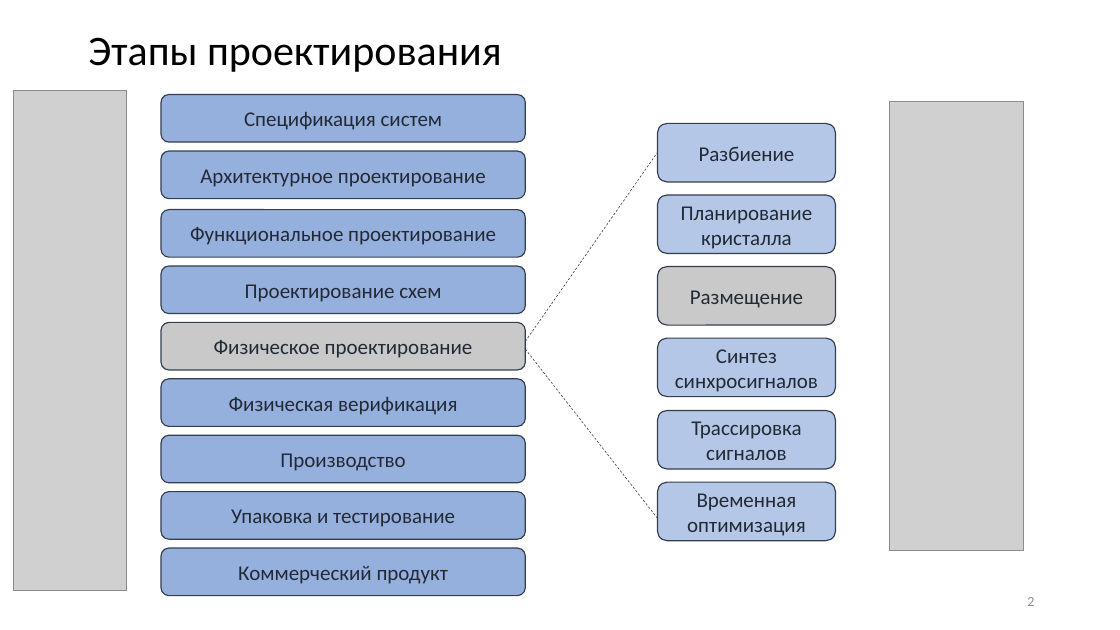
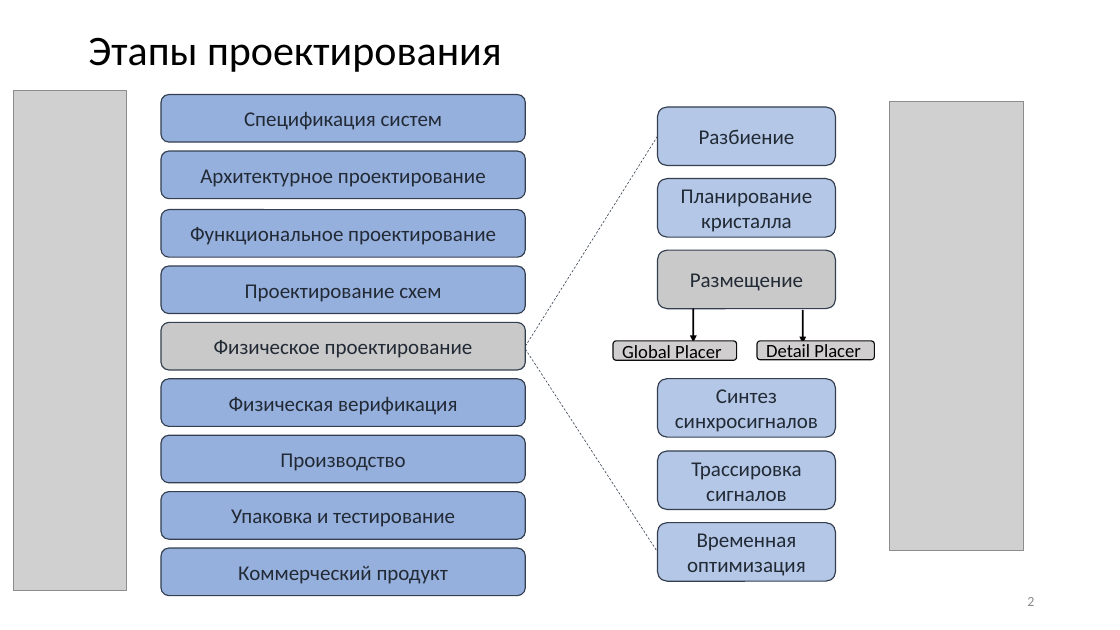
Before and after one commit to SergeyRyzhov/EP, a slide deck: slide 2 of documents/Презентация.pptx. Drawn at 1120x630 pixels with LibreOffice and Linux fonts; fonts in the diff are those of the drawing; grey boxes stand for pictures. Boxes give left, top, right and bottom in pixels: in the first picture for what was removed or moved away, otherwise in the second. Text is boxed around its words. In the diff, an @@ line names an element or a change of style, - is before the commit and + after.

```diff
--- a/documents/Презентация.pptx
+++ b/documents/Презентация.pptx
@@ 3 rounded rectangles: place and size @@
-3 rounded rectangles at <box>658,124,836,325</box>
+3 rounded rectangles at <box>658,107,836,309</box>
@@ line moved from (525, 341) - (658, 152) to (525, 346) - (658, 136) @@
@@ arrow added from (693, 308) to (693, 343), #000000 1.5 pt @@
@@ arrow added from (803, 310) to (803, 344), #000000 1.5 pt @@
@@ line moved from (525, 350) - (658, 518) to (525, 350) - (658, 552) @@
@@ rounded rectangle added at <box>613,341,737,360</box>, fill #D0CECE, outline #0D0D0D 1 pt, 16 pt, text #000000 @@
+Global Placer
@@ rounded rectangle added at <box>757,341,875,360</box>, fill #D0CECE, outline #0D0D0D 1 pt, 16 pt, text #000000 @@
+Detail Placer
@@ 3 rounded rectangles: place and size @@
-3 rounded rectangles at <box>658,338,836,541</box>
+3 rounded rectangles at <box>658,379,836,581</box>
```
Also in this commit, not shown: 7 other slides changed, 6 slides added, 2 slides removed, 1 other file.
